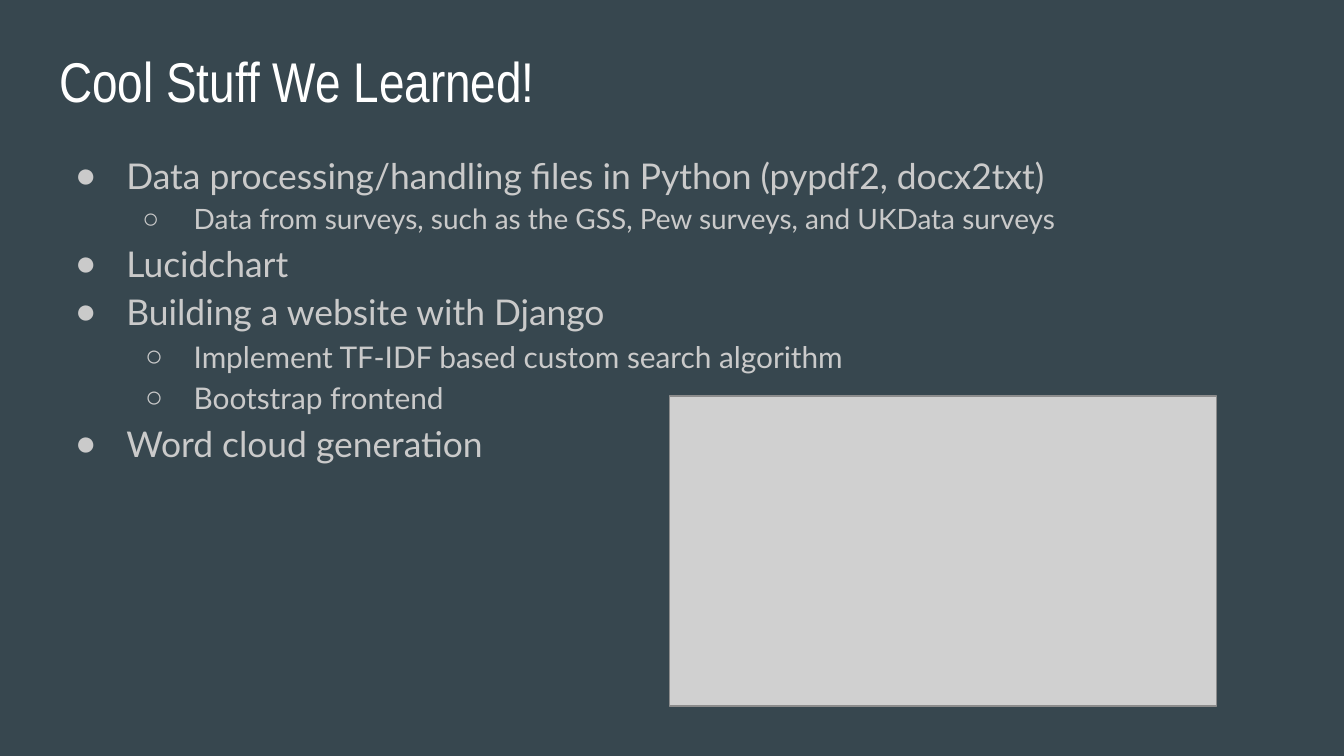
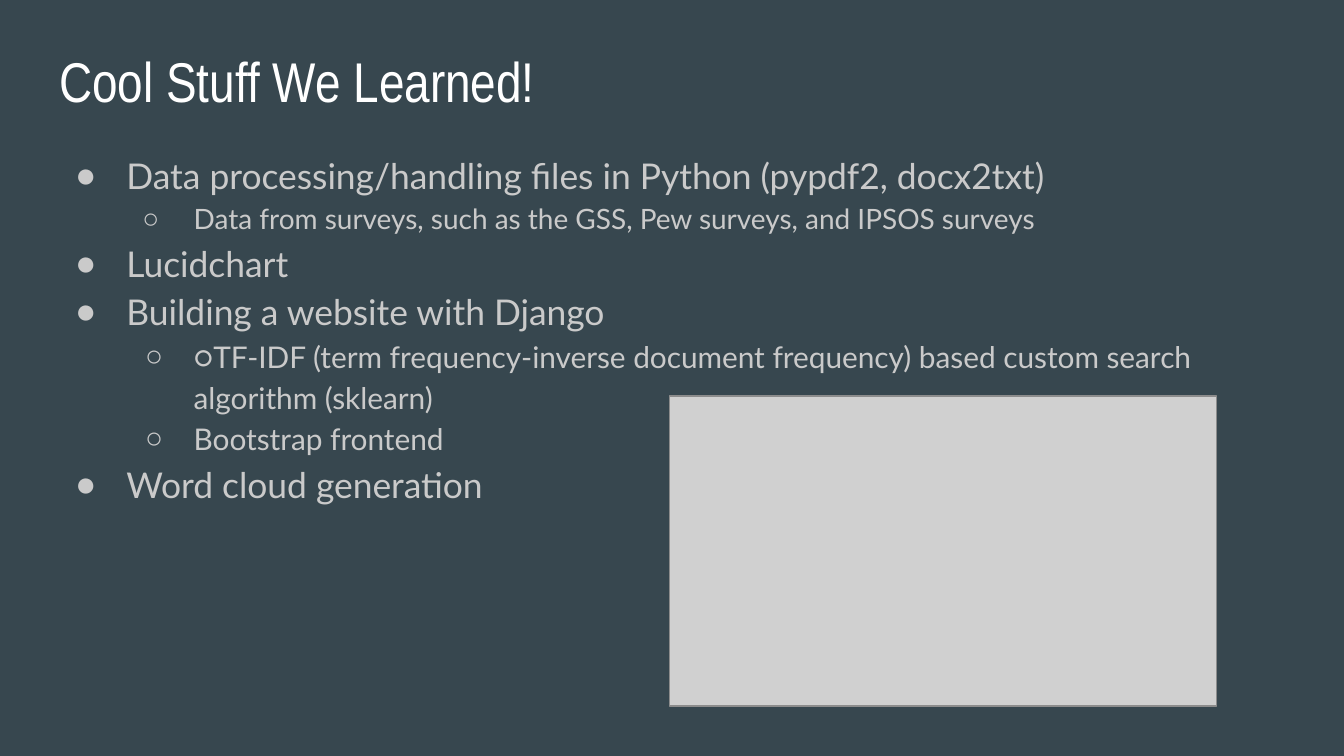
Before and after one commit to bethbailey/survey-search, a slide deck: slide 6 of Final Presentation/Final CS Project Presentation-2.pptx. Drawn at 1344x756 pixels with LibreOffice and Linux fonts; fonts in the diff are those of the drawing; grey boxes stand for pictures. Boxes give left, top, right and bottom in pixels: in the first picture for what was removed or moved away, otherwise in the second. Text is boxed around its words. In the diff, an @@ line names an element or a change of style, - is before the commit and + after.

```diff
--- a/Final Presentation/Final CS Project Presentation-2.pptx
+++ b/Final Presentation/Final CS Project Presentation-2.pptx
@@ text at (x1=194, y1=208, x2=1035, y2=234): text changed @@
-  ○ Data from surveys, such as the GSS, Pew surveys, and UKData surveys
+  ○ Data from surveys, such as the GSS, Pew surveys, and IPSOS surveys
@@ text at (x1=194, y1=345, x2=1192, y2=415): text changed @@
-  ○ Implement TF-IDF based custom search algorithm
+  ○ ○TF-IDF (term frequency-inverse document frequency) based custom search algorithm (sklearn)
```
Also in this commit, not shown: 4 other slides changed, 5 other files.
